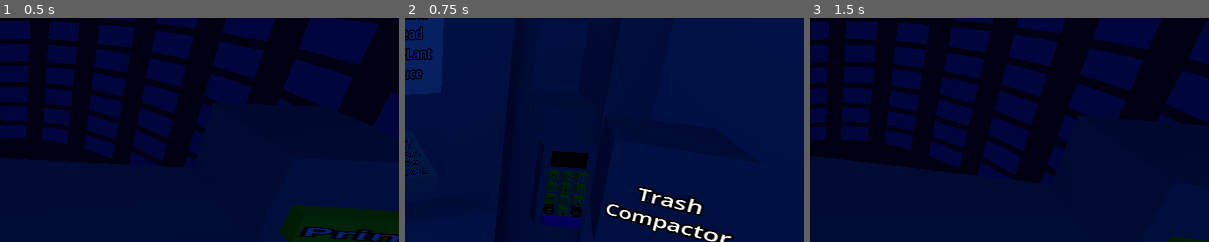
Above: before the commit, frames 1-3 (left to right).
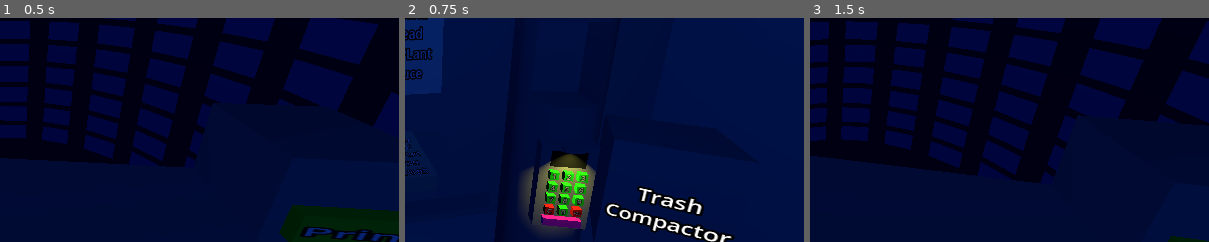
Above: after the commit, the same moments.

Repository: KristenKaiser/BadIdeas2026
Game: Godot game, scene res://Scenes/Main.tscn
Same seed, same stepped clock (60 frames per second), same inputs: the game is played once before the commit and once after it.
Inputs (mouse positions are % of the whole screen's width and height, from its top left):
- Up to frame 1 (0.5 s): no input
- Up to frame 2 (0.75 s): tap Enter at 0.5 s; move the mouse to (72, 45) at 0.52 s; hold Right (ui_right) from 0.53 s (still down); click (72, 45) at 0.67 s
- Up to frame 3 (1.5 s): tap Space at 0.77, 1.07, 1.25 s; move the mouse to (30, 55) at 1.27 s; release Right (ui_right) at 1.28 s; hold Left (ui_left) from 1.28 s (still down)
The pictures show only the part of the screen within x 50-100%, y 33-83%; the shares and areas given below are measured in that part.

Frame 1 is identical in both runs. In frame 2, 4.7% of the frame differs, in the area x 29-48%, y 59-97%; in frame 3, nothing differs.

Commit message:
keypad upgrades

Diff:
--- a/bad-ideas-game-jam-2026/Scenes/keypad.tscn
+++ b/bad-ideas-game-jam-2026/Scenes/keypad.tscn
@@ -1,9 +1,15 @@
-[gd_scene load_steps=7 format=3 uid="uid://ccmmb1u17r8a0"]
+[gd_scene load_steps=9 format=3 uid="uid://ccmmb1u17r8a0"]
 
 [ext_resource type="Script" uid="uid://dn0o66irphsce" path="res://Scripts/keypad.gd" id="1_ohrw4"]
 [ext_resource type="PackedScene" uid="uid://dki82342476vv" path="res://Scenes/KeypadButton.tscn" id="1_v31qc"]
 [ext_resource type="Script" uid="uid://6yl2vsaktf5n" path="res://Scripts/Base_camera.gd" id="2_oo0pj"]
 [ext_resource type="PackedScene" uid="uid://bbbeto6mvhhx" path="res://Scenes/Button.tscn" id="3_cam67"]
+
+[sub_resource type="BoxMesh" id="BoxMesh_oo0pj"]
+size = Vector3(0.095, 0.565, 0.32)
+
+[sub_resource type="BoxMesh" id="BoxMesh_phgvv"]
+size = Vector3(0.12, 0.02, 0.1)
 
 [sub_resource type="StandardMaterial3D" id="StandardMaterial3D_phgvv"]
 albedo_color = Color(0, 0, 0, 1)
@@ -11,14 +17,31 @@
 [sub_resource type="BoxMesh" id="BoxMesh_h5lr6"]
 material = SubResource("StandardMaterial3D_phgvv")
 
-[node name="Keypad" type="Node3D" node_paths=PackedStringArray("buttons", "display_label", "display")]
+[node name="Keypad" type="Node3D" node_paths=PackedStringArray("buttons", "display_label", "display", "light")]
 script = ExtResource("1_ohrw4")
 buttons = [NodePath("Buttons/One"), NodePath("Buttons/Two"), NodePath("Buttons/Three"), NodePath("Buttons/Four"), NodeP …(236 unchanged characters)…
 display_label = NodePath("Display/Label3D")
 display = NodePath("Display")
+light = NodePath("bezil/light/SpotLight3D")
+
+[node name="bezil" type="MeshInstance3D" parent="."]
+transform = Transform3D(0.99999994, 0, 0, 0, 1, 0, 0, 0, 0.99999994, 0, -0.075, 0)
+mesh = SubResource("BoxMesh_oo0pj")
+skeleton = NodePath("../Device")
+
+[node name="light" type="MeshInstance3D" parent="bezil"]
+transform = Transform3D(1, 0, 0, 0, 1, 0, 0, 0, 1, -0.0540694, 0.27280575, 0)
+mesh = SubResource("BoxMesh_phgvv")
+
+[node name="SpotLight3D" type="SpotLight3D" parent="bezil/light"]
+transform = Transform3D(-4.3711385e-08, 1, 4.371139e-08, 0, -4.371139e-08, 1, 1, 4.3711385e-08, 1.9106853e-15, -0.044507697, 0.0010526616, 2.5851916e-08)
+light_color = Color(1, 0.98039216, 0.4117647, 1)
+spot_range = 0.77
+spot_angle = 49.490234
 
 [node name="Device" type="CSGBox3D" parent="."]
 transform = Transform3D(0.99999994, 0, 0, 0, 1, 0, 0, 0, 0.99999994, 0, -0.075, 0)
+visible = false
 size = Vector3(0.1, 0.55, 0.3)
 
 [node name="Camera3D" type="Camera3D" parent="."]
--- a/bad-ideas-game-jam-2026/Scripts/Global.gd
+++ b/bad-ideas-game-jam-2026/Scripts/Global.gd
@@ -13,6 +13,7 @@
 var blur : Blur
 var penopticon : Penopticon
 var main_scene : MainScene
+var order_tube : OrderTube
 
 const MERCH_MANAGER = preload("uid://cpxhjnah05wv6")
 var merch_manager : MerchManager
--- a/bad-ideas-game-jam-2026/Scripts/keypad.gd
+++ b/bad-ideas-game-jam-2026/Scripts/keypad.gd
@@ -8,7 +8,8 @@
 var keypad_input : String = ""
 #@export var codes_and_items : Dictionary[String, PackedScene]
 signal order_item(PackedScene)
-
+@export var light : SpotLight3D
+@export var light_colors : Dictionary[String, Color] = {"Base":Color(1.0, 0.98, 0.412), "Correct": Color(0.0, 1.0, 0.0, 1.0), "Wrong" : Color(1.0, 0.0, 0.0, 1.0)}
 # Called when the node enters the scene tree for the first time.
 func _ready() -> void:
 	display_label.text = keypad_input
@@ -41,7 +42,9 @@
 
 func display_flash_color(color : Color):
 	var display_material = display.mesh.surface_get_material(0) as StandardMaterial3D
-	var prev_color : Color = display_material.albedo_color
+	var prev_display_color : Color = display_material.albedo_color
 	display_material.albedo_color = color
+	light.light_color = color
 	await get_tree().create_timer(1).timeout
-	display_material.albedo_color = prev_color
+	display_material.albedo_color = prev_display_color
+	light.light_color = light_colors["Base"]
